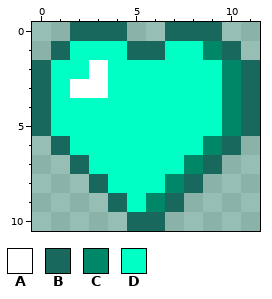
Pixel-art sprite: src/main/resources/galaga/sprites/armor-heart_1.png. This is how it looked before the edit.
The file is 24x22 pixels, drawn in blocks of 2x2; one block is one cell here.
Palette (. is transparent): A #ffffff  B #19685e  C #008768  D #00ffc4
Pixels before, first column x 0:
 0 ..BBB..BBB..
 1 .BDDDBBDDCB.
 2 BDDADDDDDDCB
 3 BDAADDDDDDCB
 4 BDDDDDDDDDCB
 5 BDDDDDDDDDCB
 6 .BDDDDDDDCB.
 7 ..BDDDDDCB..
 8 ...BDDDCB...
 9 ....BDCB....
10 .....BB.....
Once edited:
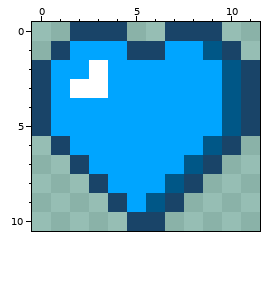
The exact change:
colour B: #19685e -> #194468
colour C: #008768 -> #005787
colour D: #00ffc4 -> #00a5ff
Pixel boxes of the changes (left, top, right, bottom) in both pictures:
changed: (32, 22, 260, 231)
